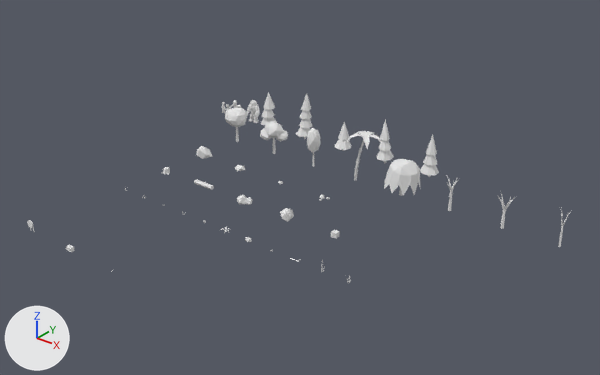
What one commit did to the glTF model apps/chasm/assets/meshes/chasm_props.glb.
Rendered twice from a camera (50 mm lens) standing at (55.1, -63.4, 33.3) and looking at (15.3, -13.7, 2.5). Lighting does not change. The marker at lower left points along +X, +Y and +Z. The older version comes first. Where no turn or scale is listed for an object, it has been applied to the vertices.
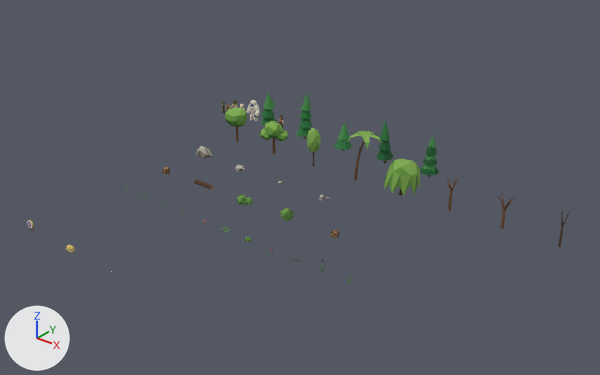
Boxes [x1, y1, x2, y2] around the edits, measured in the pictures (600 x 375 px):
'tree_willow_a', surface changed (white to green): [384, 159, 420, 196] in both
'tree_oak_b', surface changed (white to green): [260, 121, 288, 154] in both
'tree_pine_snow_a', surface changed (white to green): [420, 135, 439, 177] in both
'tree_oak_a', surface changed (white to green): [225, 108, 247, 142] in both
'tree_pine_b', surface changed (white to green): [296, 94, 312, 139] in both
'tree_pine_d', surface changed (white to green): [377, 119, 394, 163] in both
'tree_palm_a', surface changed (darker): [347, 131, 382, 180] in both
'tree_oak_c', surface changed (white to green): [307, 128, 320, 166] in both
'tree_pine_a', surface changed (white to green): [261, 92, 277, 125] in both
'tree_pine_c', surface changed (white to green): [334, 122, 352, 151] in both
'yeti', surface changed: [246, 100, 260, 123] in both
'rock_a', surface changed: [197, 146, 213, 159] in both
'bush_b', surface changed: [280, 208, 294, 222] in both
'tree_oak_b_bare', surface changed: [498, 194, 514, 229] in both
'tree_oak_a_bare', surface changed: [446, 175, 460, 211] in both
'bush_a', surface changed: [237, 195, 253, 205] in both
'tree_oak_c_bare', surface changed: [558, 210, 571, 247] in both
'log_a', surface changed: [194, 179, 214, 190] in both
'crate_a', surface changed: [331, 230, 339, 239] in both
'rock_b', surface changed: [235, 165, 246, 171] in both
'stump_a', surface changed: [162, 167, 170, 175] in both
'hay_bale', surface changed: [66, 245, 75, 252] in both
'adult_female', surface changed, moved (not visible before): after [278, 115, 284, 129]
'range_target', surface changed: [27, 220, 35, 232] in both
'zombie', surface changed: [229, 100, 237, 109] in both
'kid_male', surface changed: [222, 102, 226, 114] in both
'rock_cluster_a', surface changed: [319, 194, 330, 201] in both
'skeleton', surface changed: [237, 104, 245, 110] in both
'shrub_a', surface changed: [245, 237, 252, 242] in both
'fern_a', surface changed: [221, 227, 230, 232] in both
'reeds_a', surface changed: [321, 260, 325, 272] in both
'kid_female', surface changed: [226, 104, 229, 112] in both
'reeds_b', surface changed: [347, 274, 351, 283] in both
'rock_c', surface changed: [278, 181, 283, 184] in both

The change in detail:
Picture 'palette' (img_palette) is new.
In material 'palette' (mat_palette), base_color is no longer (0.8, 0.8, 0.8), white #e7e7e7.
In material 'palette' (mat_palette), texture is now set to img_palette.
Object 'adult_female' (ob_adult_female) moves from (0.0, 0.0, 0.0) to (1.77, 0.0, 0.0).
